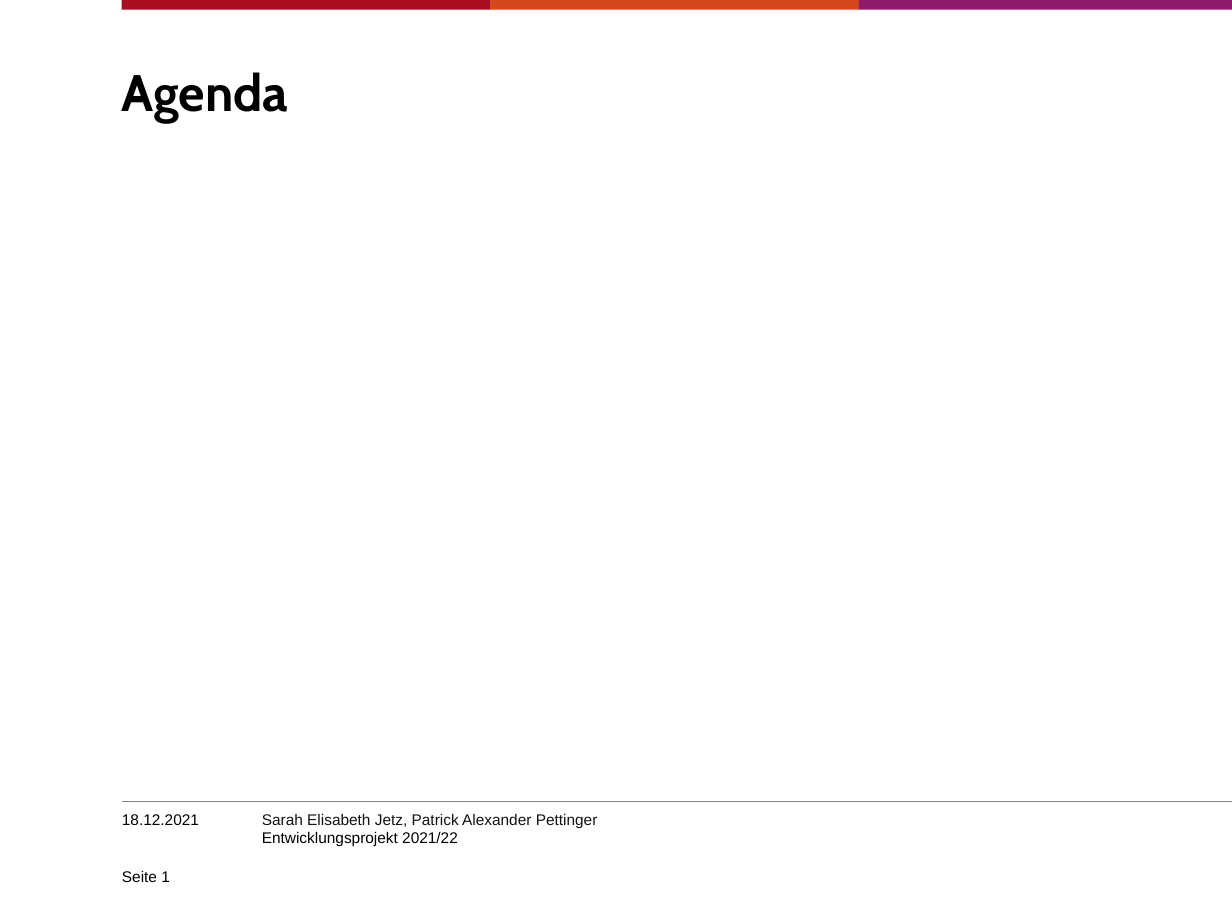
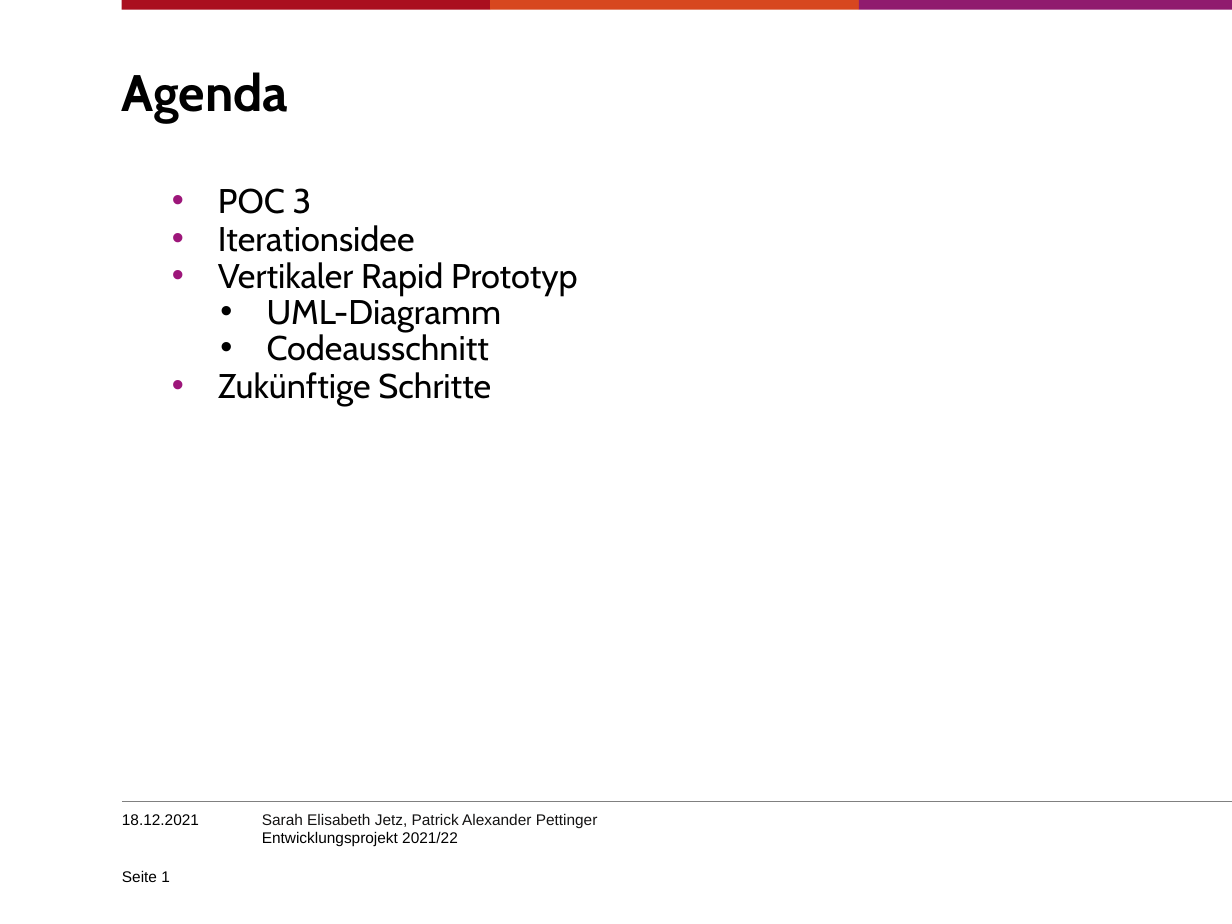
Before and after one commit to SJetz/EPWS2122JetzPettinger, a slide deck: slide 1 of Artefakte/Audit 3/Entwicklungsprojekt202122_PettingerJetz.pptx. Drawn at 1232x924 pixels with LibreOffice and Linux fonts; fonts in the diff are those of the drawing; background and template pictures are left out. Boxes give left, top, right and bottom in pixels: in the first picture for what was removed or moved away, otherwise in the second. Text is boxed around its words. In the diff, an @@ line names an element or a change of style, - is before the commit and + after.

```diff
--- a/Artefakte/Audit 3/Entwicklungsprojekt202122_PettingerJetz.pptx
+++ b/Artefakte/Audit 3/Entwicklungsprojekt202122_PettingerJetz.pptx
@@ text added at box(218, 188, 578, 406), 20 pt, text #000000 @@
+      • POC 3
+      • Iterationsidee
+      • Vertikaler Rapid Prototyp
+        • UML-Diagramm
+        • Codeausschnitt
+      • Zukünftige Schritte
```
Also in this commit, not shown: 5 slides added, 1 other file.
